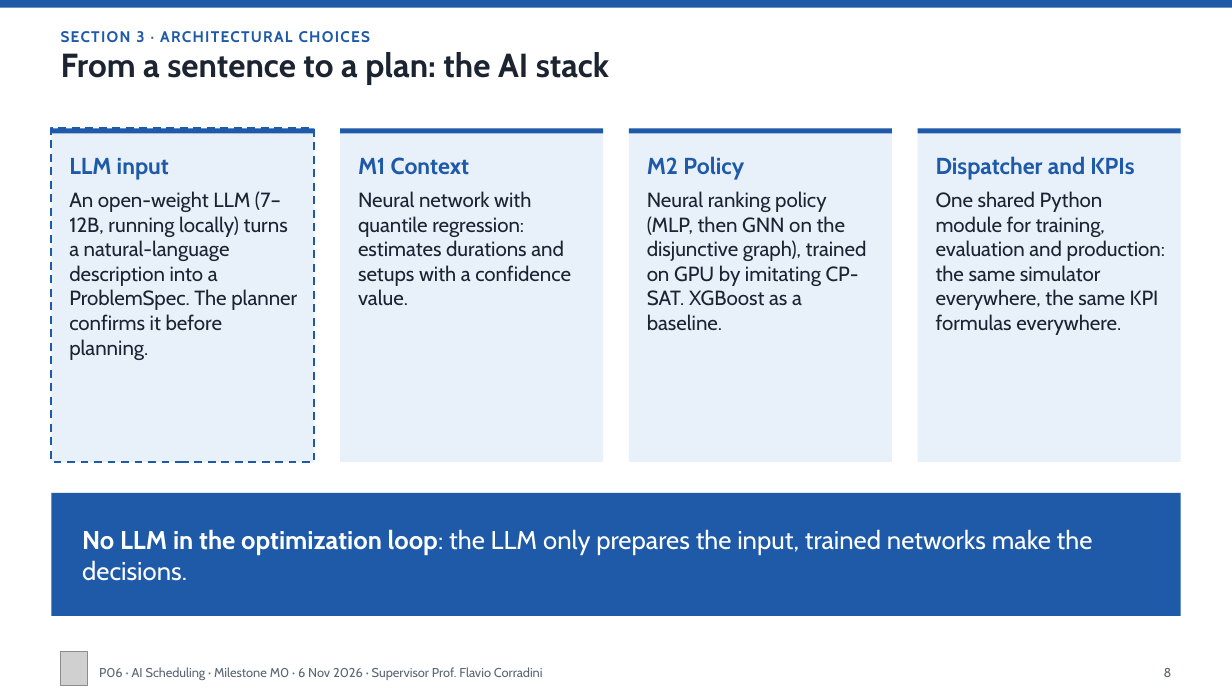
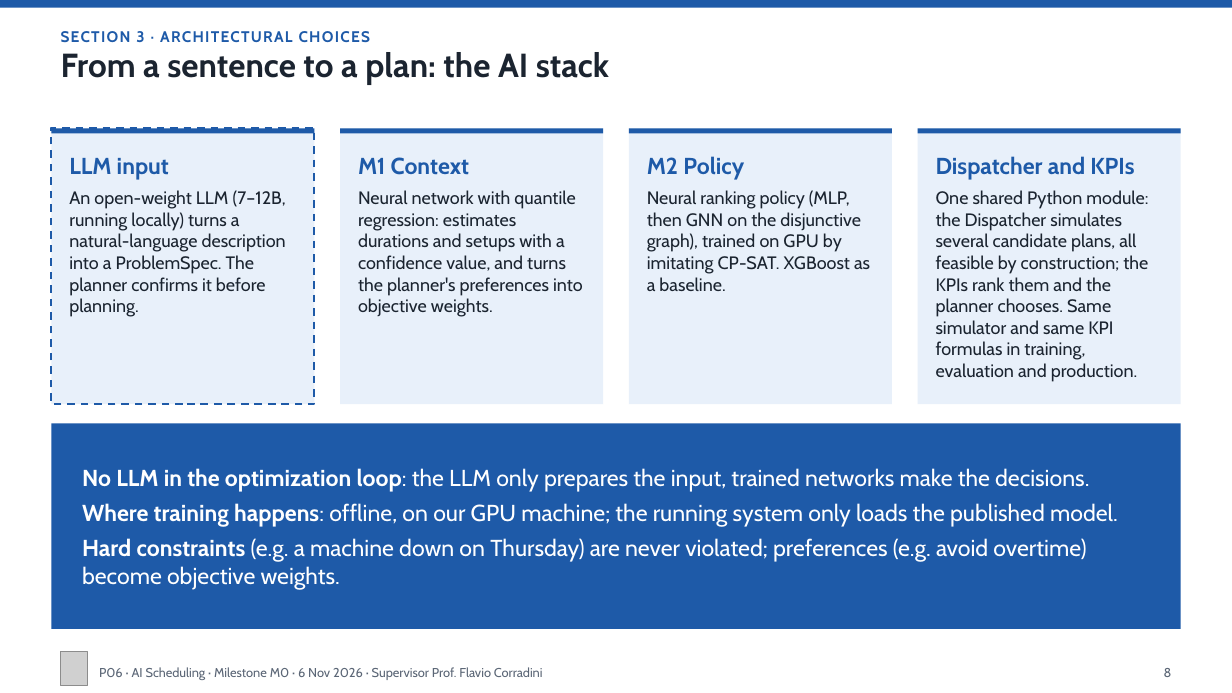
Before and after one commit to Pieruc/Scheduling, a slide deck: slide 8 of Presentazione/P06-6Nov-v1.pptx. Drawn at 1232x693 pixels with LibreOffice and Linux fonts; fonts in the diff are those of the drawing; grey boxes stand for pictures. Boxes give left, top, right and bottom in pixels: in the first picture for what was removed or moved away, otherwise in the second. Text is boxed around its words. In the diff, an @@ line names an element or a change of style, - is before the commit and + after.

Commit message:
fixed the presentation

```diff
--- a/Presentazione/P06-6Nov-v1.pptx
+++ b/Presentazione/P06-6Nov-v1.pptx
@@ rectangle: place and size @@
-rectangle at (52, 128, 315, 462)
+rectangle at (52, 128, 315, 405)
@@ rectangle: place and size @@
-rectangle at (340, 128, 604, 462)
+rectangle at (340, 128, 604, 405)
@@ rectangle: place and size @@
-rectangle at (629, 128, 893, 462)
+rectangle at (629, 128, 893, 405)
@@ rectangle: place and size @@
-rectangle at (918, 128, 1181, 462)
+rectangle at (918, 128, 1181, 405)
@@ text at (69, 190, 286, 317): size 16 to 14 pt @@
@@ text at (358, 190, 583, 317): text changed; size 16 to 14 pt @@
-Neural network with quantile regression: estimates durations and setups with a confidence value.
+Neural network with quantile regression: estimates durations and setups with a confidence value, and turns the planner's preferences into objective weights.
@@ text at (647, 190, 870, 291): size 16 to 14 pt @@
@@ text at (936, 190, 1148, 382): text changed; size 16 to 14 pt @@
-One shared Python module for training, evaluation and production: the same simulator everywhere, the same KPI formulas everywhere.
+One shared Python module: the Dispatcher simulates several candidate plans, all feasible by construction; the KPIs rank them and the planner chooses. Same simulator and same KPI formulas in training, evaluation and production.
@@ rectangle "No LLM in the optimization ...": place and size @@
-rectangle "No LLM in the optimization ..." at (52, 493, 1181, 616)
+rectangle "No LLM in the optimization ..." at (52, 423, 1181, 628)
@@ text in rectangle at (82, 468, 1089, 492): size 20 to 18 pt in "No LLM in the optimization loop: the ..." @@
@@ text in rectangle at (82, 503, 1118, 590): paragraphs added @@
+Where training happens: offline, on our GPU machine; the running system only loads the published model.
+Hard constraints (e.g. a machine down on Thursday) are never violated; preferences (e.g. avoid overtime) become objective weights.
```
Also in this commit, not shown: 8 other slides changed, 1 slide added, 1 other file.
